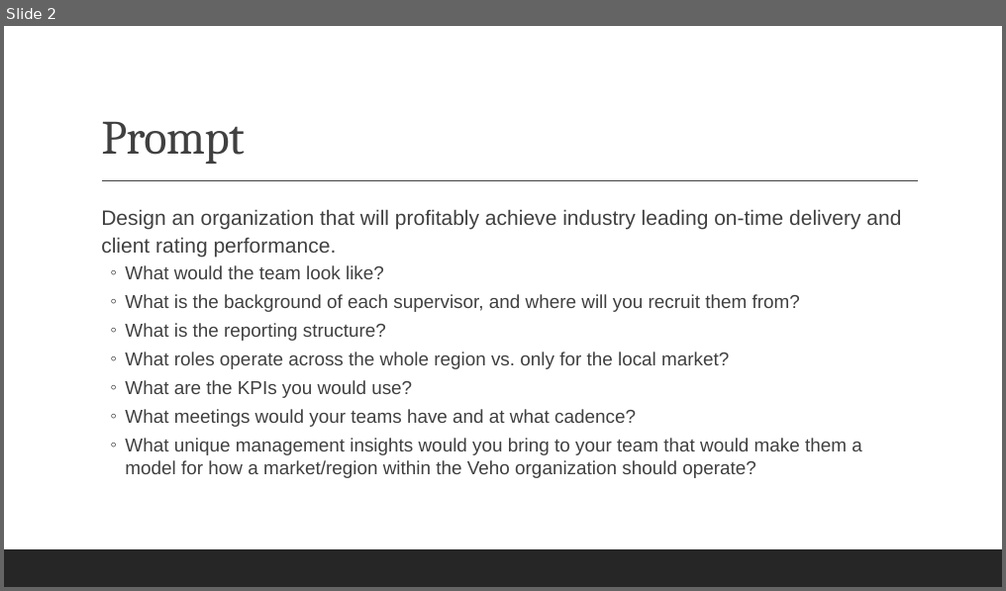
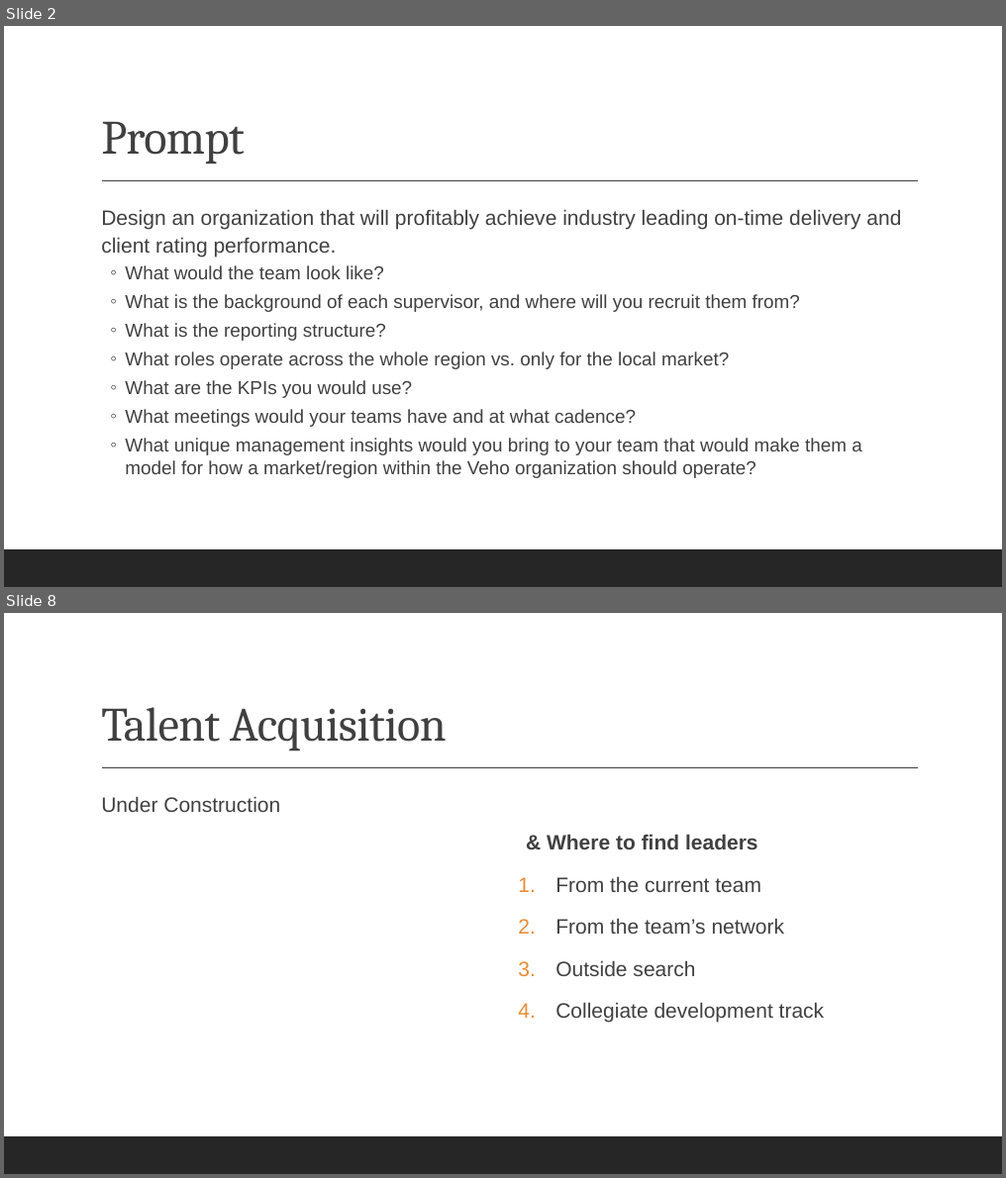
Before and after one commit to rodgerskent/package-delivery, a slide deck: 210112_PackageDelivery_Presentation.pptx. Shown one above the other, each under a label of ours: slide 2 before the commit, slides 2 and 8 after it; the slides between them are not shown. The pictures are 1006x591 and 1006x1178 pixels, drawn with LibreOffice and Linux fonts; fonts in the diff are those of the drawing. Boxes give left, top, right and bottom in pixels: in the first picture for what was removed or moved away, otherwise in the second. Text is boxed around its words. In the diff, an @@ line names an element or a change of style, - is before the commit and + after.

```diff
--- a/210112_PackageDelivery_Presentation.pptx
+++ b/210112_PackageDelivery_Presentation.pptx
@@ slide 8 added at [4, 613, 1002, 1174], background #FFFFFF; not listed: 2 template elements that a slide beside it also shows @@
@@ title added at [101, 707, 447, 752], 46 pt, text #404040 @@
+Talent Acquisition
@@ text added at [101, 796, 280, 812], 20 pt, text #404040 @@
+  Under Construction
@@ text added at [547, 834, 825, 1023], 20 pt, text #404040 @@
+  & Where to find leaders
+1. From the current team
+2. From the team’s network
+3. Outside search
+4. Collegiate development track
```
Also in this commit, not shown: 5 slides changed, 1 other slide added, 1 slide removed, 2 other files.
